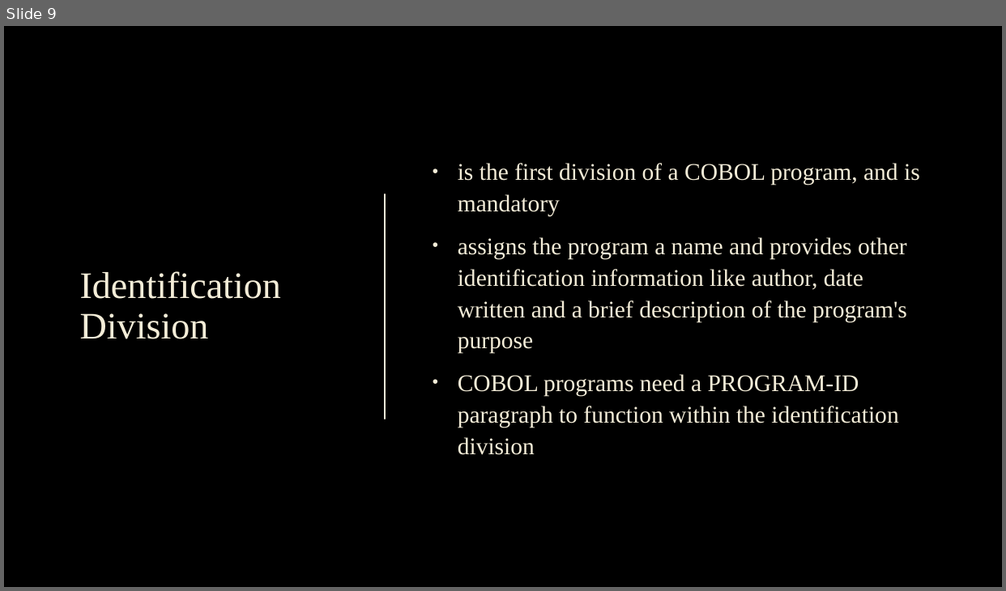
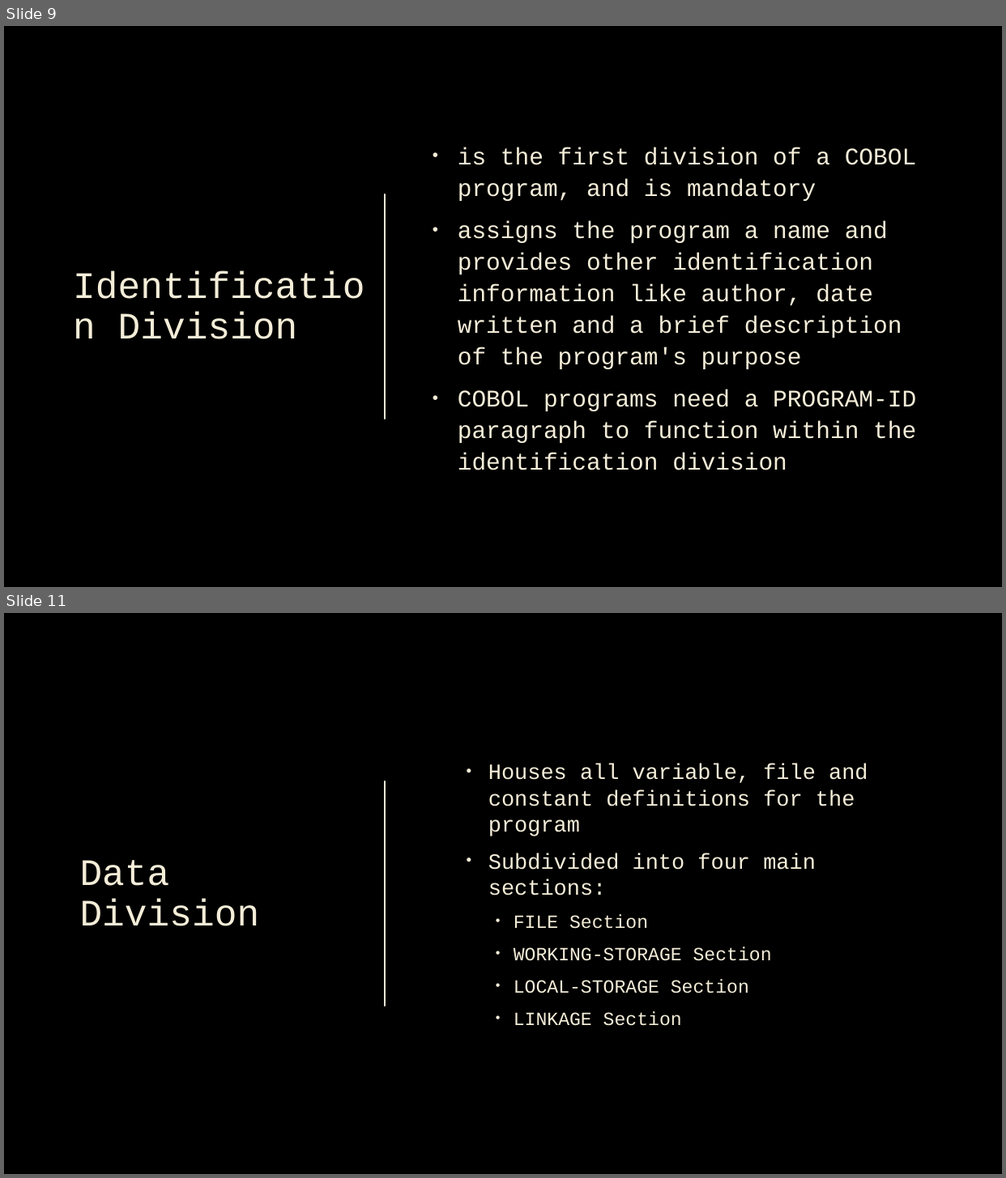
Before and after one commit to n1zuu/cobol-stack-demo, a slide deck: cobol/cobol.pptx. Shown one above the other, each under a label of ours: slide 9 before the commit, slides 9 and 11 after it; the slides between them are not shown. The pictures are 1006x591 and 1006x1178 pixels, drawn with LibreOffice and Linux fonts; fonts in the diff are those of the drawing; background and template pictures are left out. Boxes give left, top, right and bottom in pixels: in the first picture for what was removed or moved away, otherwise in the second. Text is boxed around its words. In the diff, an @@ line names an element or a change of style, - is before the commit and + after.

Commit message:
added program structure and variable declaration sections

```diff
--- a/cobol/cobol.pptx
+++ b/cobol/cobol.pptx
@@ slide 11 added at [4,613,1002,1174], background picture (left out) @@
@@ line added from (385, 781) to (385, 1006), #F4EDD8 1.5 pt @@
@@ text added at [488,764,868,1026], 21 pt, text #F4EDD8 @@
+  • Houses all variable, file and constant definitions for the program
+  • Subdivided into four main sections:
+    • FILE Section
+    • WORKING-STORAGE Section
+    • LOCAL-STORAGE Section
+    • LINKAGE Section
@@ title added at [80,860,260,926], 36 pt, text #F4EDD8 @@
+Data
+Division
@@ slide 9 changed as well @@
@@ title "Identification Division" at [118,312,298,339]: font Times New Roman to Courier New @@
@@ title "Identification Division": place and size @@
-title "Identification Division" at [80,271,282,339]
+title "Identification Division" at [118,312,298,339]
@@ text "is the first division of ..." at [458,148,917,471]: font Times New Roman to Courier New @@
```
Also in this commit, not shown: 8 other slides changed, 4 other slides added.
